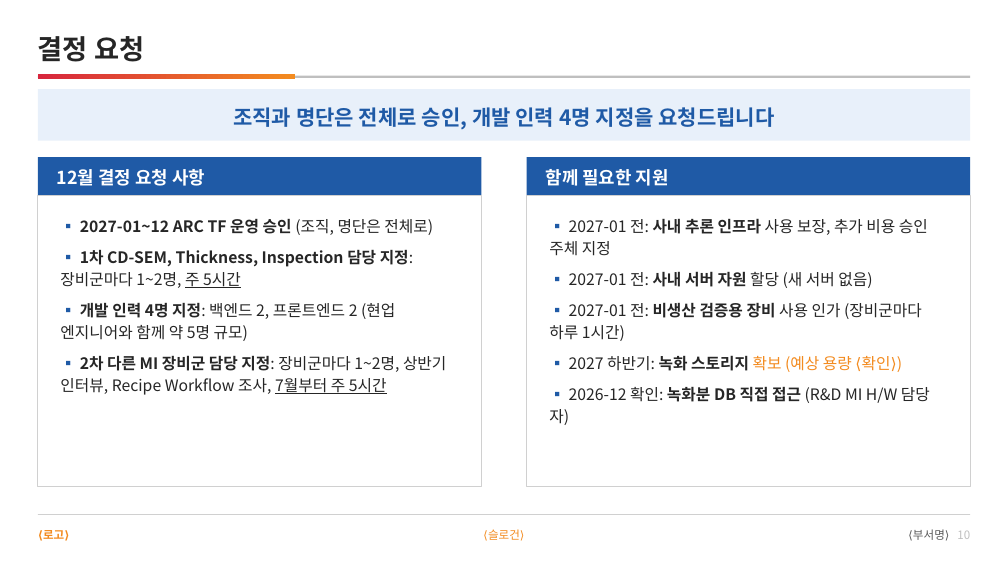
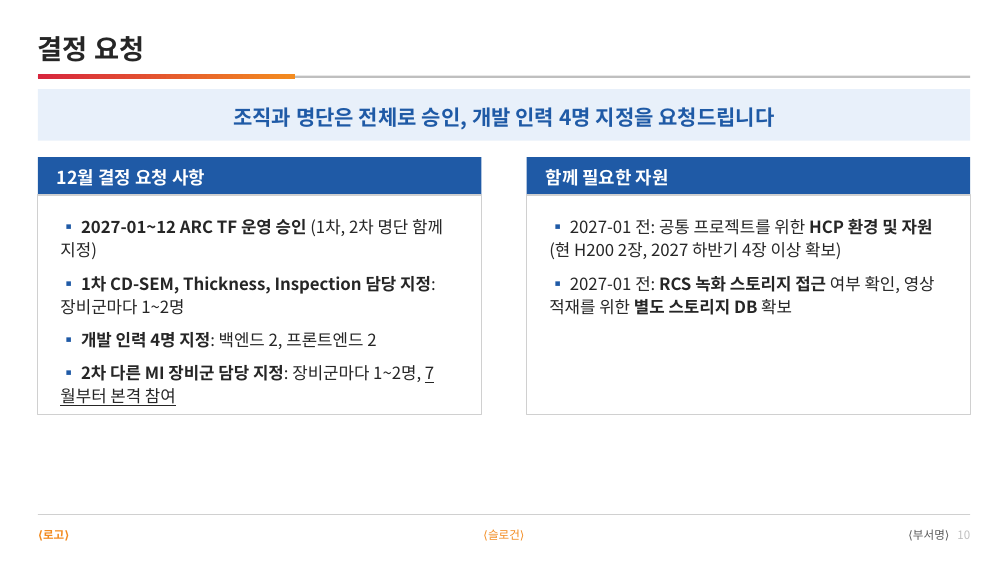
Before and after one commit to DarrenKoi/pm_notes, a slide deck: slide 10 of my-task/arc-tf/deliverables/arc-tf-proposal.pptx. Drawn at 1008x567 pixels with LibreOffice and Linux fonts; fonts in the diff are those of the drawing. Boxes give left, top, right and bottom in pixels: in the first picture for what was removed or moved away, otherwise in the second. Text is boxed around its words. In the diff, an @@ line names an element or a change of style, - is before the commit and + after.

```diff
--- a/my-task/arc-tf/deliverables/arc-tf-proposal.pptx
+++ b/my-task/arc-tf/deliverables/arc-tf-proposal.pptx
@@ rectangle: place and size @@
-rectangle at (38, 195, 482, 486)
+rectangle at (38, 195, 482, 414)
@@ rectangle: place and size @@
-rectangle at (527, 195, 971, 486)
+rectangle at (527, 195, 971, 414)
@@ text at (60, 219, 443, 406): text changed; size 15 to 16 pt; bold on @@
-▪ 2027-01~12 ARC TF 운영 승인 (조직, 명단은 전체로)
-▪ 1차 CD-SEM, Thickness, Inspection 담당 지정: 장비군마다 1~2명, 주 5시간
-▪ 개발 인력 4명 지정: 백엔드 2, 프론트엔드 2 (현업 엔지니어와 함께 약 5명 규모)
-▪ 2차 다른 MI 장비군 담당 지정: 장비군마다 1~2명, 상반기 인터뷰, Recipe Workflow 조사, 7월부터 주 5시간
+▪ 2027-01~12 ARC TF 운영 승인 (1차, 2차 명단 함께 지정)
+▪ 1차 CD-SEM, Thickness, Inspection 담당 지정: 장비군마다 1~2명
+▪ 개발 인력 4명 지정: 백엔드 2, 프론트엔드 2
+▪ 2차 다른 MI 장비군 담당 지정: 장비군마다 1~2명, 7월부터 본격 참여
@@ text at (549, 219, 935, 315): text changed; size 15 to 16 pt @@
-▪ 2027-01 전: 사내 추론 인프라 사용 보장, 추가 비용 승인 주체 지정
-▪ 2027-01 전: 사내 서버 자원 할당 (새 서버 없음)
-▪ 2027-01 전: 비생산 검증용 장비 사용 인가 (장비군마다 하루 1시간)
-▪ 2027 하반기: 녹화 스토리지 확보 (예상 용량 ⟨확인⟩)
-▪ 2026-12 확인: 녹화분 DB 직접 접근 (R&D MI H/W 담당자)
+▪ 2027-01 전: 공통 프로젝트를 위한 HCP 환경 및 자원 (현 H200 2장, 2027 하반기 4장 이상 확보)
+▪ 2027-01 전: RCS 녹화 스토리지 접근 여부 확인, 영상 적재를 위한 별도 스토리지 DB 확보
```
Also in this commit, not shown: 11 other files.
